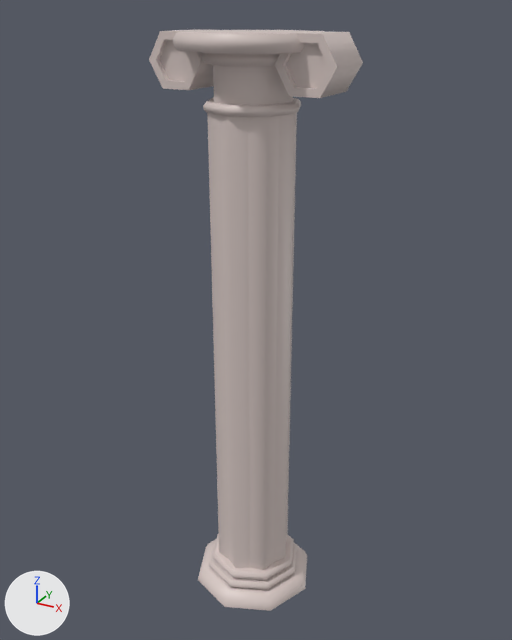
An edit to the FBX model GameJam2026/Assets/Objetos/FBX/Environment/Columna.fbx, drawn before and after from the same camera.
One viewpoint serves both versions: a 50 mm camera at (3.17, -5.72, 6.09) aimed at (-0.02, 0.1, 3.18). Lighting does not change. The marker at lower left points along +X, +Y and +Z. Where no turn or scale is listed for an object, it has been applied to the vertices.

Names of what the first picture shows: 'Columnas_1.004'.
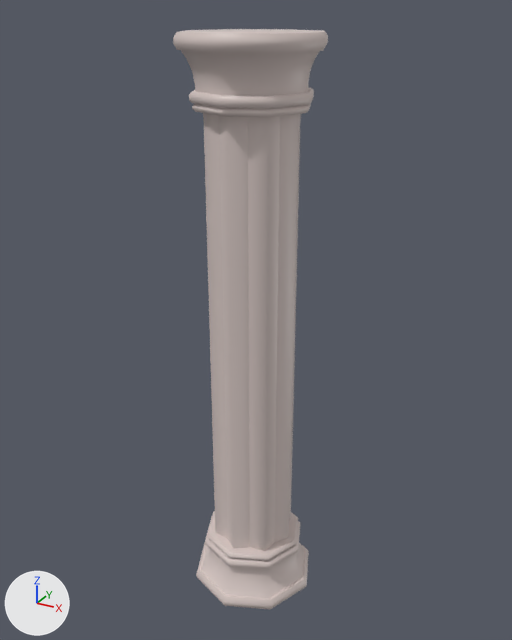
Pixel boxes [x1, y1, x2, y2] of what changed, in the pictures (512 x 640 px):
'Columnas_1.004', reshaped (27% narrower): before [149, 30, 363, 611]; after [173, 29, 328, 610]
part 1 of me_cylinder_029, rebuilt (9% wider): before [207, 113, 297, 570]; after [203, 113, 301, 551]
part 2 of me_cylinder_029, rebuilt: before [198, 540, 307, 611]; after [196, 543, 309, 610]
part 3 of me_cylinder_029, rebuilt: before [203, 97, 301, 117]; after [192, 103, 311, 117]
part 4 of me_cylinder_029, added: after [181, 50, 320, 109]
part 5 of me_cylinder_029, added: after [201, 516, 304, 598]
part 6 of me_cylinder_029, added: after [207, 511, 299, 561]
part 7 of me_cylinder_029, deleted: before [275, 31, 363, 98]
part 8 of me_cylinder_029, deleted: before [149, 30, 213, 90]
part 9 of me_cylinder_029, cut back: before [173, 30, 325, 106]; after [173, 29, 328, 53]
part 10 of me_cylinder_029, deleted: before [209, 533, 297, 590]

Patch to the scene script:
```diff
--- a/GameJam2026/Assets/Objetos/FBX/Environment/Columna.fbx.py
+++ b/GameJam2026/Assets/Objetos/FBX/Environment/Columna.fbx.py
@@ me_cylinder_029 @@
 # used by ob_columnas_1_004; location = (0.0, 0.0, 0.0)
-me_cylinder_029.from_pydata(...)  # 328 vertices, 285 faces; spans x -0.91..0.91, y -0.69..0.69, z 0.01..5.91
+me_cylinder_029.from_pydata(...)  # 304 vertices, 252 faces; spans x -0.69..0.69, y -0.69..0.69, z 0.01..5.91
+# me_cylinder_029 part 1: the loose piece of 32 vertices spanning x -0.41..0.41, y -0.41..0.41, z 0.35..5.27 is rebuilt with 32 vertices and now spans x -0.45..0.45, y -0.45..0.45, z 0.65..5.27
+# me_cylinder_029 part 2: the loose piece of 32 vertices spanning x -0.67..0.67, y -0.67..0.67, z 0.01..0.15 is rebuilt with 32 vertices and now spans x -0.69..0.69, y -0.69..0.69, z 0.01..0.15
+# me_cylinder_029 part 3: the loose piece of 32 vertices spanning x -0.45..0.45, y -0.45..0.45, z 5.25..5.34 is rebuilt with 32 vertices and now spans x -0.55..0.55, y -0.55..0.55, z 5.27..5.34
+# me_cylinder_029 part 4: a new loose piece of 72 vertices spanning x -0.63..0.63, y -0.63..0.63, z 5.34..5.77, in mat_marmol (light grey #d8c9c5)
+# me_cylinder_029 part 5: a new loose piece of 72 vertices spanning x -0.63..0.63, y -0.63..0.63, z 0.15..0.58, in mat_marmol (light grey #d8c9c5)
+# me_cylinder_029 part 6: a new loose piece of 32 vertices spanning x -0.55..0.55, y -0.55..0.55, z 0.58..0.65, in mat_marmol (light grey #d8c9c5)
+# me_cylinder_029 part 7: the loose piece of 36 vertices spanning x 0.35..0.91, y -0.28..0.28, z 5.43..5.91 is deleted
+# me_cylinder_029 part 8: the loose piece of 36 vertices spanning x -0.91..-0.35, y -0.28..0.28, z 5.43..5.91 is deleted
+# me_cylinder_029 part 9
+# 88 vertices are removed from x -0.69..0.69, y -0.69..0.69, z 5.34..5.91
+# 82 faces are deleted
+# 16 vertices are added at x -0.66..0.66, y -0.66..0.66, z 5.77..5.91
+# 8 new vertices lie (0.0, 0.0, -0.04) away from vertices in x -0.69..0.69, y -0.69..0.69, z 5.86
+# 26 new faces join them
+# me_cylinder_029 part 10
+# 64 vertices are removed from x -0.54..0.54, y -0.54..0.54, z 0.15..0.35
+# 55 faces are deleted
 me_cylinder_029.materials.append(mat_marmol)
```
